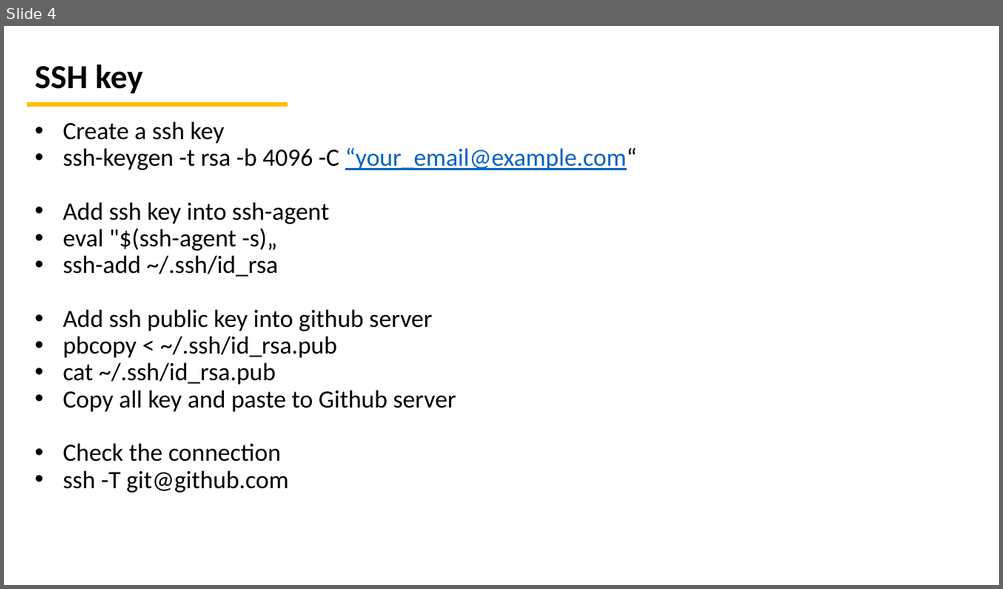
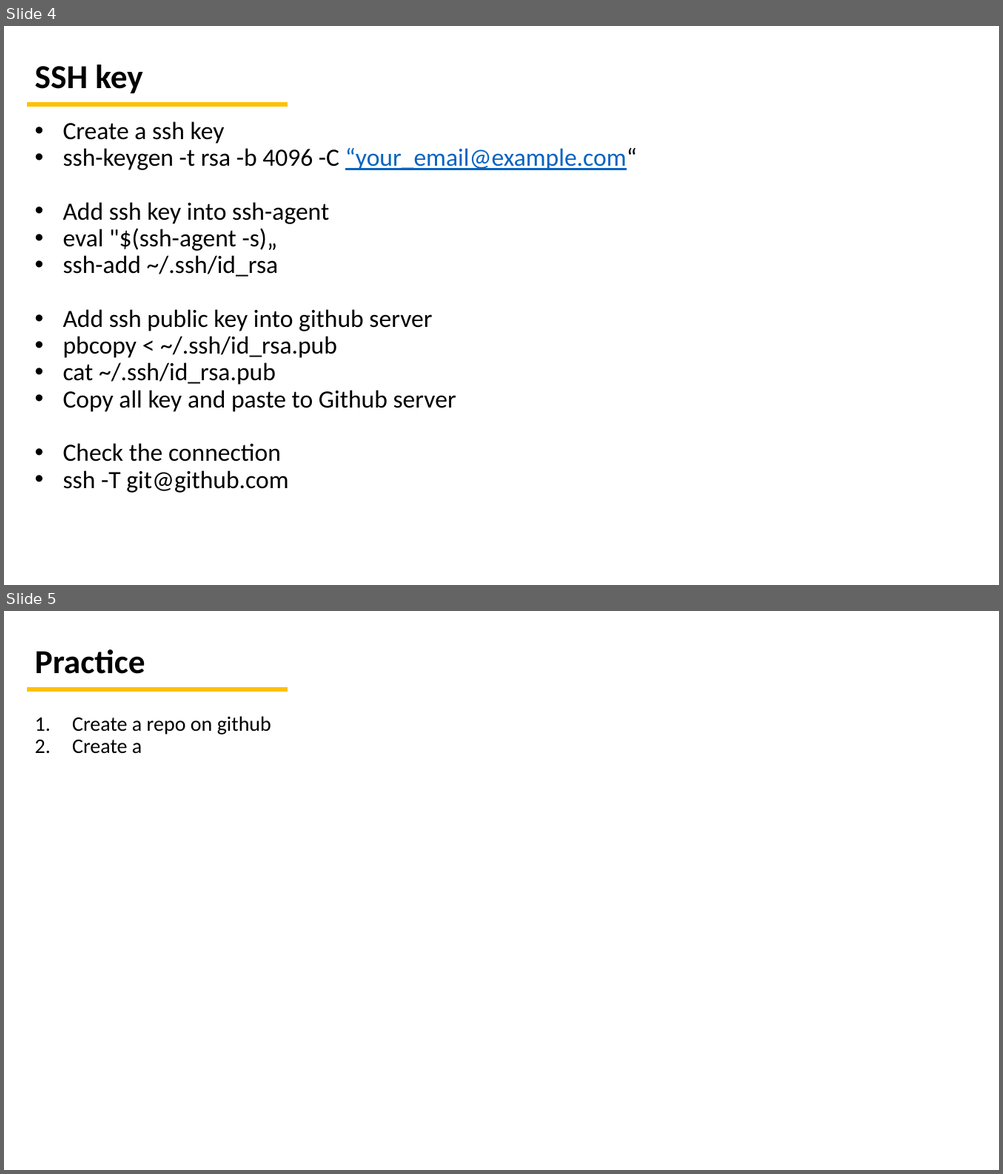
Before and after one commit to HoThanEEe/HoThanEEe, a slide deck: Git Presentation.pptx. Shown one above the other, each under a label of ours: slide 4 before the commit, slides 4 and 5 after it. The pictures are 1003x589 and 1003x1174 pixels, drawn with LibreOffice and Linux fonts; fonts in the diff are those of the drawing. Boxes give left, top, right and bottom in pixels: in the first picture for what was removed or moved away, otherwise in the second. Text is boxed around its words. In the diff, an @@ line names an element or a change of style, - is before the commit and + after.

Commit message:
Add Practice slide

```diff
--- a/Git Presentation.pptx
+++ b/Git Presentation.pptx
@@ slide 5 added at [4, 611, 999, 1170], background #FFFFFF @@
@@ title added at [35, 649, 145, 674], 32.4 pt, text #000000, bold @@
+Practice
@@ rectangle added at [27, 688, 287, 692], fill #FFC000, outline #FFC000 1 pt @@
@@ text added at [72, 716, 271, 754], 20 pt, text #000000 @@
+1. Create a repo on github
+2. Create a
```
Also in this commit, not shown: 1 slide changed, 1 slide removed.
